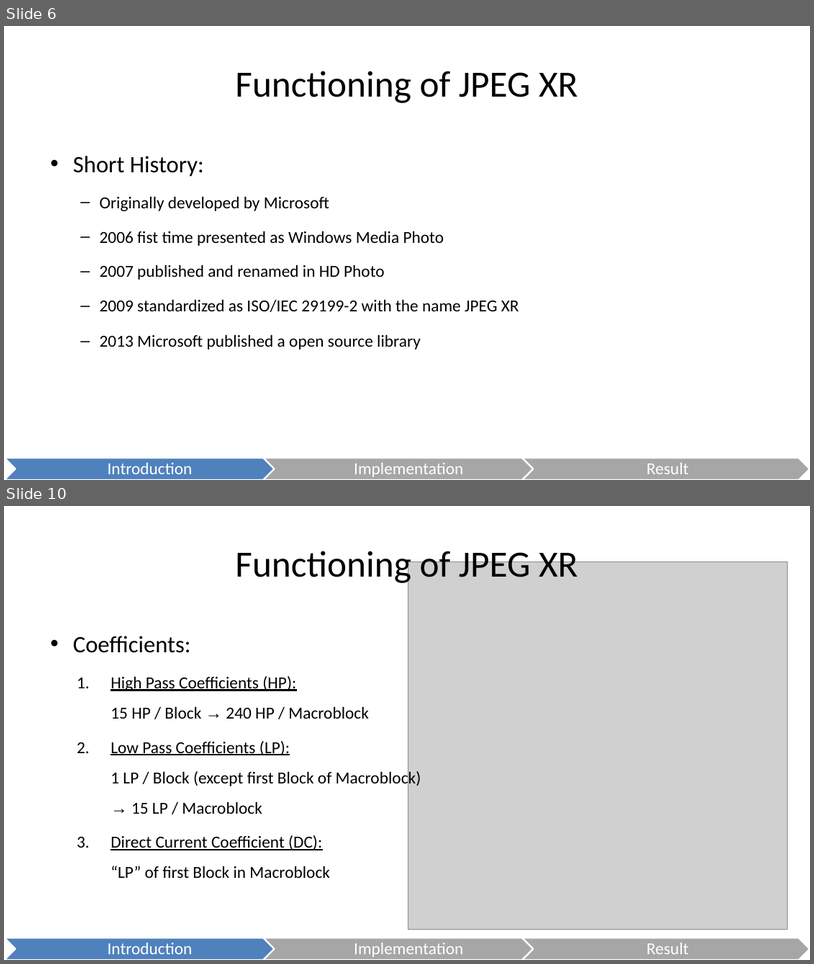
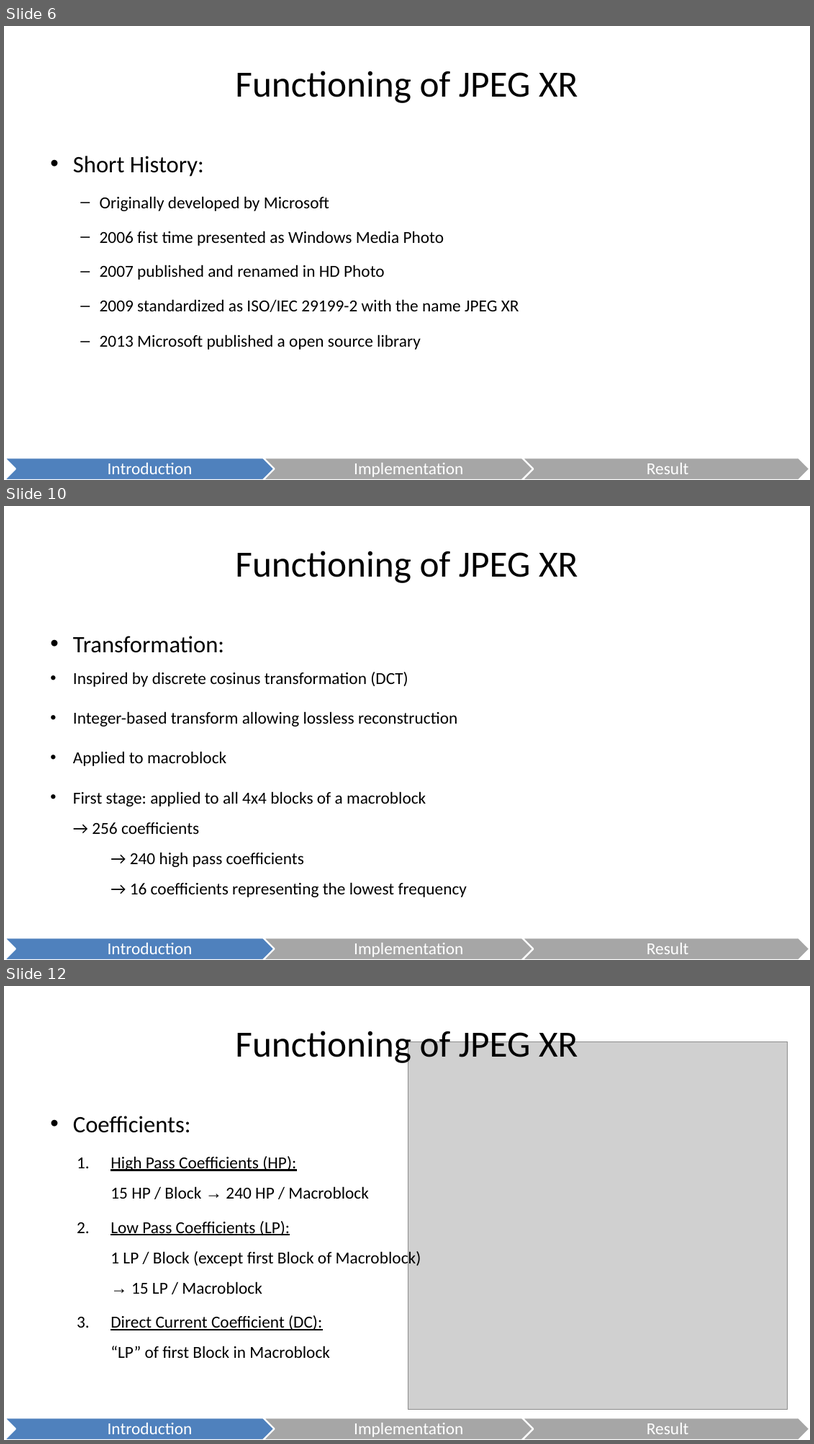
Before and after one commit to danielkocher/media_security_ps, a slide deck: JPEG XR.odp. Shown one above the other, each under a label of ours: slides 6 and 10 before the commit, slides 6, 10 and 12 after it; the slides between them are not shown. The pictures are 814x964 and 814x1444 pixels, drawn with LibreOffice and Linux fonts; fonts in the diff are those of the drawing; grey boxes stand for pictures. Boxes give left, top, right and bottom in pixels: in the first picture for what was removed or moved away, otherwise in the second. Text is boxed around its words. In the diff, an @@ line names an element or a change of style, - is before the commit and + after.

Commit message:
Expanded JPEG XR format part.

```diff
--- a/JPEG XR.odp
+++ b/JPEG XR.odp
@@ slide 10 added at bbox=[4, 506, 810, 960], background #FFFFFF @@
@@ title added at bbox=[235, 551, 578, 583], 44 pt, text #000000 @@
+Functioning of JPEG XR
@@ text added at bbox=[73, 636, 467, 897], 20 pt, text #000000 @@
+• Transformation:
+  • Inspired by discrete cosinus transformation (DCT)
+  • Integer-based transform allowing lossless reconstruction
+  • Applied to macroblock
+  • First stage: applied to all 4x4 blocks of a macroblock
+    → 256 coefficients
+    → 240 high pass coefficients
+    → 16 coefficients representing the lowest frequency
@@ freeform shape added at bbox=[4, 937, 292, 960], fill #4F81BD, outline #FFFFFF 2.01 pt, 20 pt, text #FFFFFF @@
+Introduction
@@ freeform shape added at bbox=[263, 937, 551, 960], fill #A6A6A6, outline #FFFFFF 2.01 pt, 20 pt, text #FFFFFF @@
+Implementation
@@ freeform shape added at bbox=[522, 937, 810, 960], fill #A6A6A6, outline #FFFFFF 2.01 pt, 20 pt, text #FFFFFF @@
+Result
@@ what was slide 10 is now slide 12 @@
```
Also in this commit, not shown: 3 slides changed, 1 other slide added.
